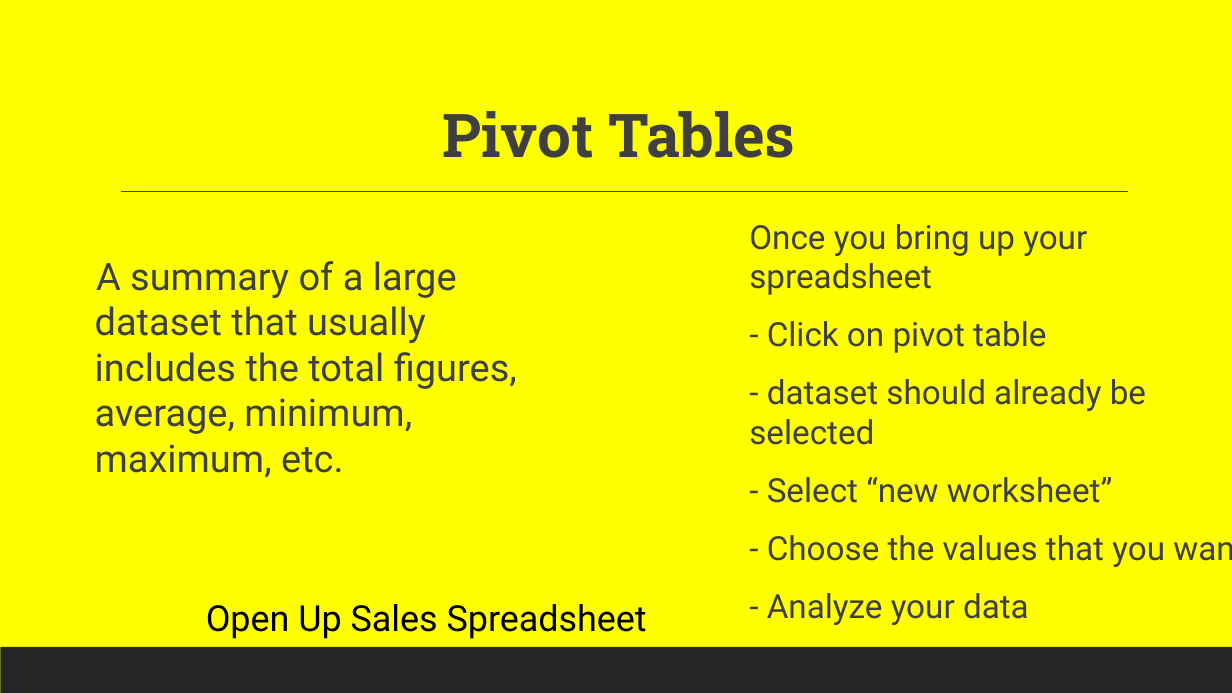
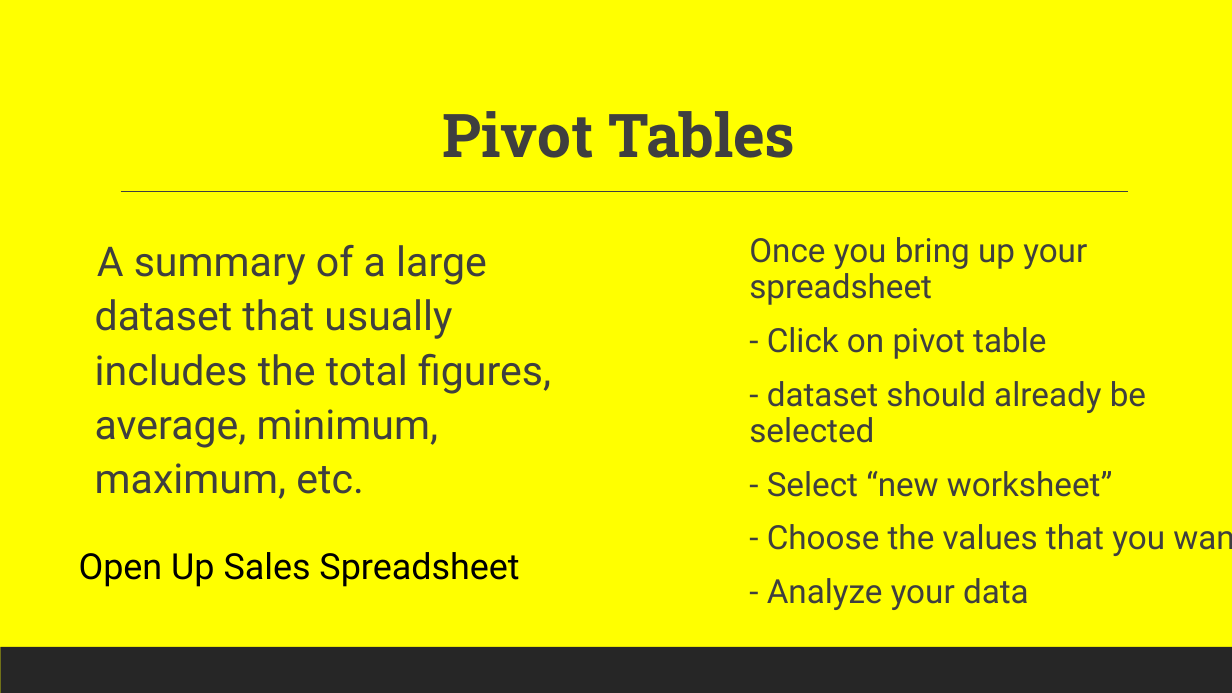
Before and after one commit to torres11991/dap-curriculum, a slide deck: slide 21 of Section03/Excel.pptx (slide 39 before the commit). Drawn at 1232x693 pixels with LibreOffice and Linux fonts; fonts in the diff are those of the drawing. Boxes give left, top, right and bottom in pixels: in the first picture for what was removed or moved away, otherwise in the second. Text is boxed around its words. In the diff, an @@ line names an element or a change of style, - is before the commit and + after.

```diff
--- a/Section03/Excel.pptx
+++ b/Section03/Excel.pptx
@@ text "A summary of a large ..." at box(95, 245, 551, 499): size 29.6 to 32 pt; line spacing 1 to 1.1 @@
@@ text "Once you bring up your ..." at box(749, 237, 1165, 610): line spacing 1 to 0.9 @@
@@ text "Open Up Sales Spreadsheet": place and size @@
-text "Open Up Sales Spreadsheet" at box(206, 604, 647, 639)
+text "Open Up Sales Spreadsheet" at box(79, 552, 519, 587)
@@ text "Open Up Sales Spreadsheet" at box(79, 552, 519, 587): alignment centre to left @@
```
Also in this commit, not shown: 9 other slides changed, 18 slides removed.
